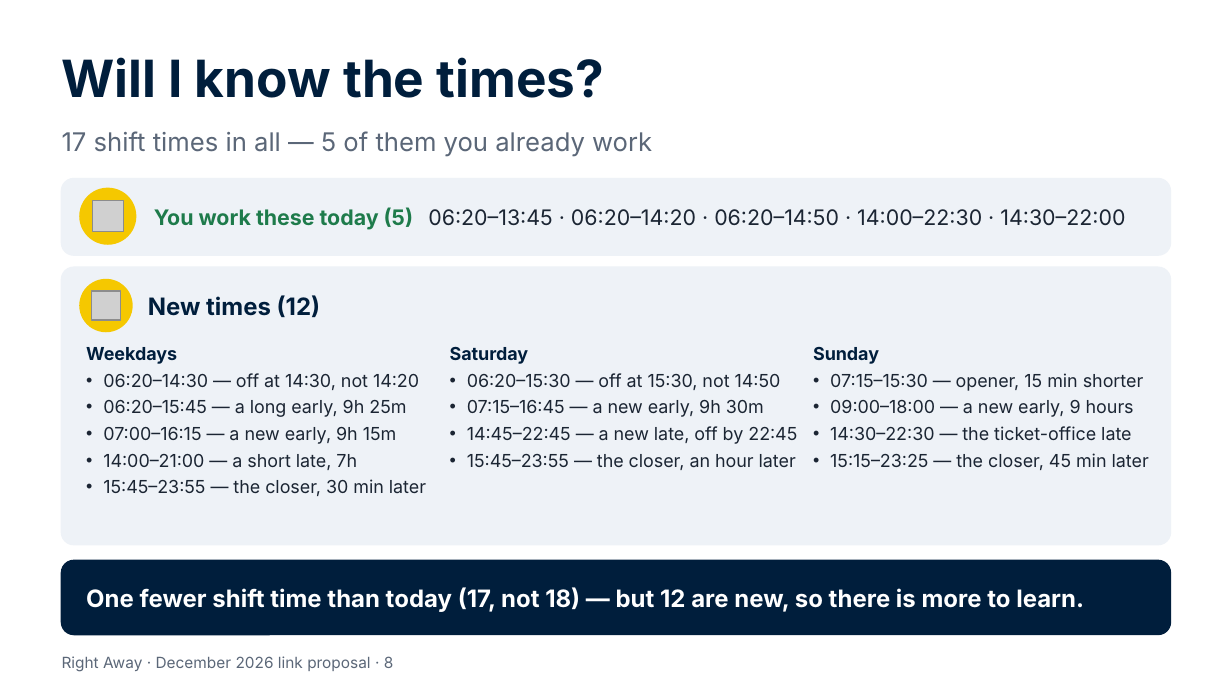
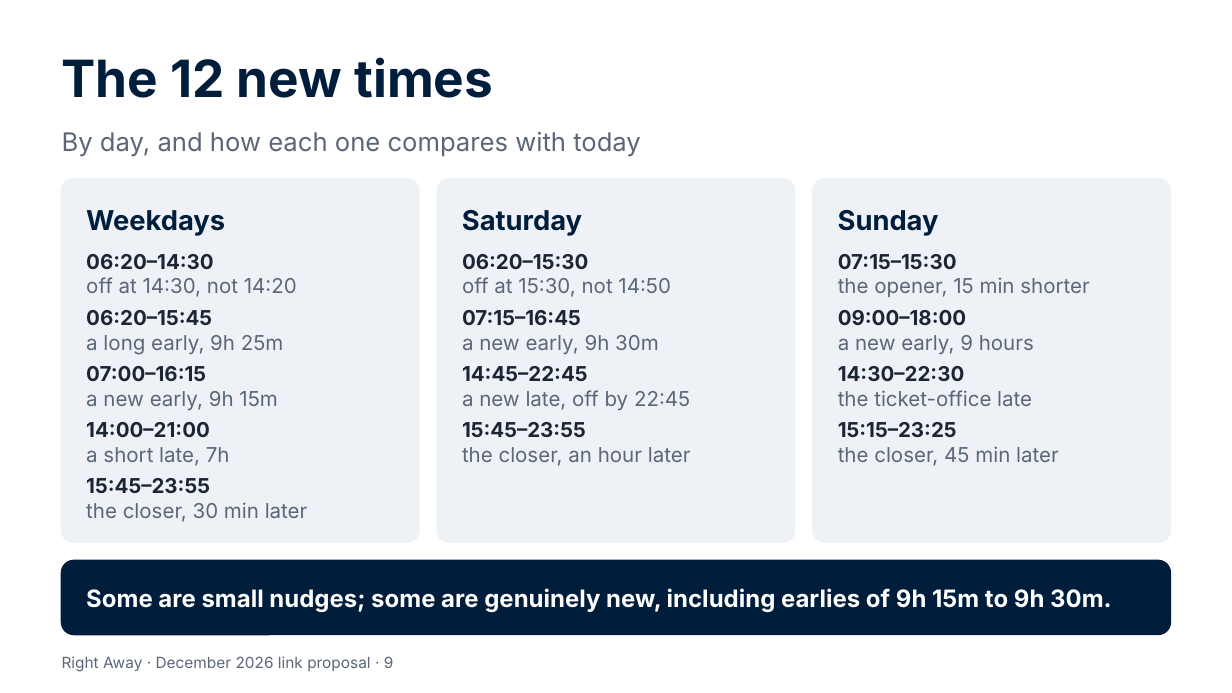
Before and after one commit to Garethdavidmiller/roster-app, a slide deck: slide 9 of docs/proposals/presentations/Right-Away-for-colleagues.pptx (slide 8 before the commit). Drawn at 1232x693 pixels with LibreOffice and Linux fonts; fonts in the diff are those of the drawing; grey boxes stand for pictures. Boxes give left, top, right and bottom in pixels: in the first picture for what was removed or moved away, otherwise in the second. Text is boxed around its words. In the diff, an @@ line names an element or a change of style, - is before the commit and + after.

```diff
--- a/docs/proposals/presentations/Right-Away-for-colleagues.pptx
+++ b/docs/proposals/presentations/Right-Away-for-colleagues.pptx
@@ text at box(62, 57, 493, 98): text changed @@
-Will I know the times?
+The 12 new times
@@ text at box(62, 132, 641, 157): text changed @@
-17 shift times in all — 5 of them you already work
+By day, and how each one compares with today
@@ rounded rectangle removed at box(62, 179, 1170, 255) @@
@@ rounded rectangle added at box(62, 179, 419, 542), fill #EEF2F7, outline #EEF2F7 1 pt @@
@@ rounded rectangle: place and size @@
-rounded rectangle at box(62, 267, 1170, 545)
+rounded rectangle at box(437, 179, 795, 542)
@@ rounded rectangle at box(437, 179, 795, 542): proportions changed @@
@@ rounded rectangle added at box(813, 179, 1170, 542), fill #EEF2F7, outline #EEF2F7 1 pt @@
@@ ellipse removed at box(80, 188, 136, 244) @@
@@ picture removed at box(92, 201, 123, 232) @@
@@ text removed at box(154, 207, 1125, 230) @@
-You work these today (5) 06:20–13:45 · 06:20–14:20 · 06:20–14:50 · 14:00–22:30 · 14:30–22:00
@@ text added at box(86, 210, 225, 236), 16 pt, text #001E3C, bold @@
+Weekdays
@@ text added at box(462, 210, 582, 236), 16 pt, text #001E3C, bold @@
+Saturday
@@ text added at box(838, 210, 939, 236), 16 pt, text #001E3C, bold @@
+Sunday
@@ text at box(86, 254, 308, 522): text changed; size 10.5 to 12 pt; text colour #1B2533 to #5B6778 @@
-Weekdays
-• 06:20–14:30 — off at 14:30, not 14:20
-• 06:20–15:45 — a long early, 9h 25m
-• 07:00–16:15 — a new early, 9h 15m
-• 14:00–21:00 — a short late, 7h
-• 15:45–23:55 — the closer, 30 min later
+06:20–14:30
+off at 14:30, not 14:20
+06:20–15:45
+a long early, 9h 25m
+07:00–16:15
+a new early, 9h 15m
+14:00–21:00
+a short late, 7h
+15:45–23:55
+the closer, 30 min later
@@ text at box(462, 254, 691, 466): text changed; size 10.5 to 12 pt; text colour #1B2533 to #5B6778 @@
-Saturday
-• 06:20–15:30 — off at 15:30, not 14:50
-• 07:15–16:45 — a new early, 9h 30m
-• 14:45–22:45 — a new late, off by 22:45
-• 15:45–23:55 — the closer, an hour later
+06:20–15:30
+off at 15:30, not 14:50
+07:15–16:45
+a new early, 9h 30m
+14:45–22:45
+a new late, off by 22:45
+15:45–23:55
+the closer, an hour later
@@ text at box(838, 254, 1089, 466): text changed; size 10.5 to 12 pt; text colour #1B2533 to #5B6778 @@
-Sunday
-• 07:15–15:30 — opener, 15 min shorter
-• 09:00–18:00 — a new early, 9 hours
-• 14:30–22:30 — the ticket-office late
-• 15:15–23:25 — the closer, 45 min later
+07:15–15:30
+the opener, 15 min shorter
+09:00–18:00
+a new early, 9 hours
+14:30–22:30
+the ticket-office late
+15:15–23:25
+the closer, 45 min later
@@ ellipse removed at box(80, 280, 132, 331) @@
@@ picture removed at box(91, 291, 121, 320) @@
@@ text removed at box(148, 295, 321, 318) @@
-New times (12)
@@ text at box(86, 588, 1112, 612): text changed @@
-One fewer shift time than today (17, not 18) — but 12 are new, so there is more to learn.
+Some are small nudges; some are genuinely new, including earlies of 9h 15m to 9h 30m.
@@ text at box(62, 656, 394, 672): text changed @@
-Right Away · December 2026 link proposal · 8
+Right Away · December 2026 link proposal · 9
```
Also in this commit, not shown: 9 other slides changed, 1 slide added, 19 other files.
